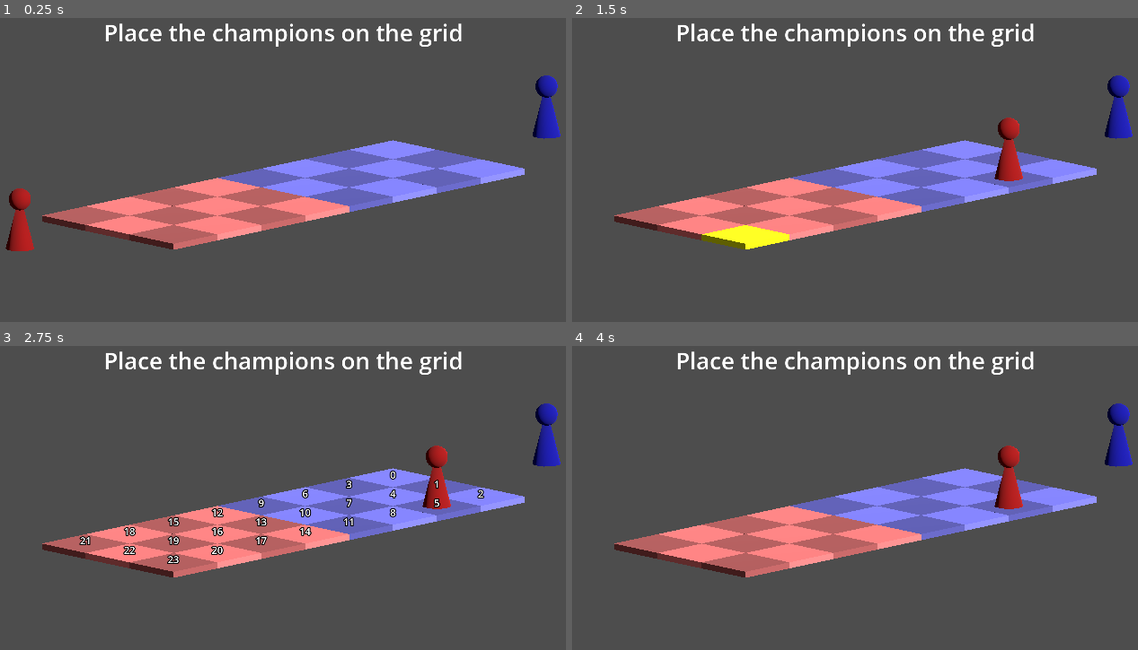
Above: before the commit, frames 1-4 (two rows, left to right).
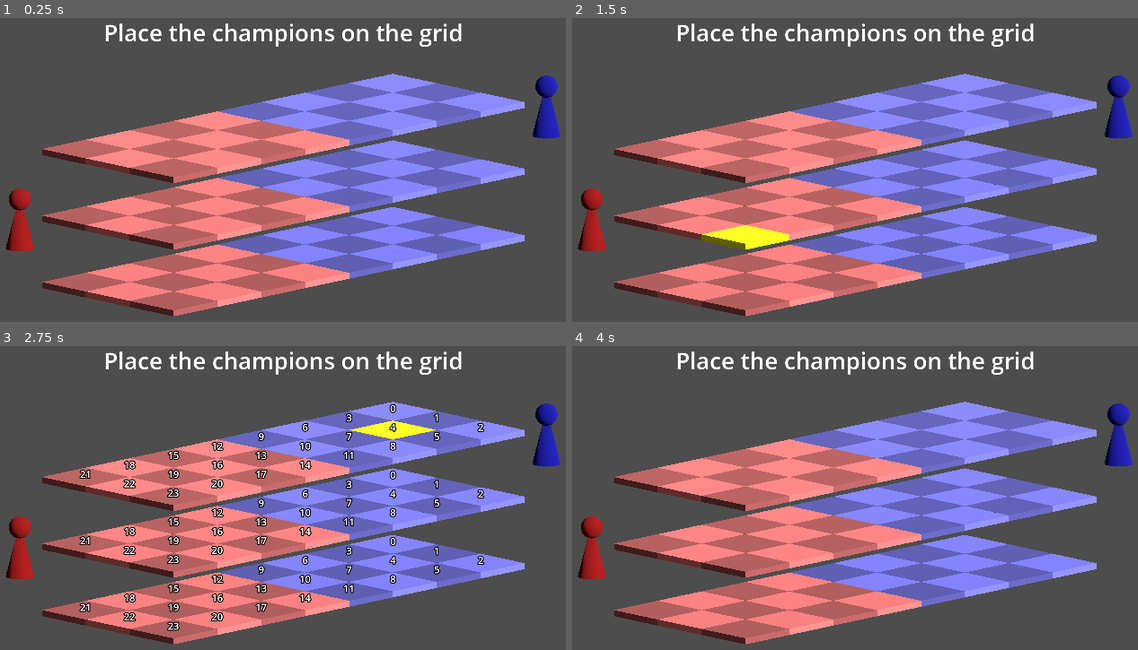
Above: after the commit, the same moments.

Repository: bejado/3d-platformer-tactics
Game: Godot game, scene res://main.tscn
Two runs of this game, one before a commit and one after it. Both use one fixed random seed, a clock stepped at 60 frames per second and the inputs below.
Inputs (mouse positions are in pixels of both pictures, inside the frame that each line leads up to):
- Up to frame 1 (0.25 s): no input
- Up to frame 2 (1.5 s): tap Enter at 0.5 s; move the mouse to (1013, 170) at 0.52 s; hold D 0.53-1.25 s; click (1013, 170) at 0.67 s; tap Space at 1.25 s; drag from (713, 212) to (821, 273) at 1.27 s
- Up to frame 3 (2.75 s): tap Enter at 2 s; move the mouse to (356, 431) at 2.02 s; hold D from 2.03 s (still down); click (356, 431) at 2.17 s
- Up to frame 4 (4 s): release D at 2.75 s; tap Space at 2.75 s; drag from (821, 601) to (639, 458) at 2.77 s; tap Enter at 3.5 s; move the mouse to (1070, 580) at 3.52 s; click (1070, 580) at 3.67 s

The runs differ from the first frame. In frame 1, 26% of the frame differs, in the area x 7-93%, y 18-99%; in frame 2, 28%, in the area x 0-93%, y 18-99%; in frame 3, 28%; in frame 4, 28%.
Error before the commit: Invalid access to property or key 'moveable_cells' on a base object of type 'Nil'. (res://scripts/main.gd:73)

Commit message:
Add additional two platforms, adding third dimension

Diff:
--- a/main.tscn
+++ b/main.tscn
@@ -46,7 +46,21 @@
 [node name="WorldEnvironment" type="WorldEnvironment" parent="."]
 environment = SubResource("Environment_h2yge")
 
-[node name="Floor" type="Node3D" parent="."]
+[node name="Floor0" type="Node3D" parent="."]
+transform = Transform3D(1, 0, 0, 0, 1, 0, 0, 0, 1, 0, -1.1, 0)
+script = ExtResource("1_ig7tw")
+rows = 8
+cols = 3
+spacing = 1.0
+
+[node name="Floor1" type="Node3D" parent="."]
+script = ExtResource("1_ig7tw")
+rows = 8
+cols = 3
+spacing = 1.0
+
+[node name="Floor2" type="Node3D" parent="."]
+transform = Transform3D(1, 0, 0, 0, 1, 0, 0, 0, 1, 0, 1.1, 0)
 script = ExtResource("1_ig7tw")
 rows = 8
 cols = 3
--- a/scripts/Champion.gd
+++ b/scripts/Champion.gd
@@ -23,14 +23,18 @@
 
 @export var cell_position: int = 0:
 	set(cp):
+		cell_position = cp
 		if cp == -1:
-			cell_position = -1
 			return
-		var col = cp % 3
-		var row = cp / 3
-		global_position = Vector3(-1 + col, 0.1, -3.5 + row)
-		cell_position = cp
-@export var allowed_cell_range: Array[int] = [0, INF]
+		var v = GridPosition.unidx(cp)
+		global_position = GridPosition.coordinates(v)
+
+# Which half of the grid the champion is allowed to be dropped in
+# 0: no constraints
+# -1: left half of the grid (in negative x direction)
+# 1: right half of the grid (in positive x direction)
+@export var allowed_cell_sector: int = 0
+
 @export var outlined: bool = false:
 	set(o):
 		outlined = o
@@ -43,6 +47,9 @@
 var original_position: Vector3
 var collision_body: StaticBody3D
 var hover_material: Material
+
+# Define all possible grid positions
+var grid_positions := GridPosition.all_coordinates()
 
 enum InteractionState {
 	NOT_HOVERED, MOUSE_INVALID, MOUSE_INVALID_HOVERED, HOVERED, MAYBE_DRAG, DRAGGING
@@ -145,25 +152,84 @@
 	# Find the closest grid cell
 	var result = _find_closest_grid_cell()
 
-	# Check if the cell is in the allowed cell range
-	var is_in_allowed_cell_range = (
-		result["index"] >= allowed_cell_range[0] and result["index"] <= allowed_cell_range[1]
-	)
-
-	if result["found"] and is_in_allowed_cell_range:
-		# Snap to grid cell
-		global_position = result["position"]
-		original_position = global_position
-		cell_position = result["index"]
-		champion_dropped.emit(cell_position)
-	else:
+	if not result["found"]:
 		# Return to original position if no valid drop target
 		global_position = original_position
+		return
+
+	# Check if the cell is in the allowed sector
+	var cell := GridPosition.unidx(result["index"])
+	@warning_ignore("integer_division") var half_width := GridPosition.D / 2
+	var is_in_allowed_cell_range = (
+		allowed_cell_sector == 0 or ((cell.y - half_width + 0.5) * -1 * allowed_cell_sector > 0)
+	)
+
+	if not is_in_allowed_cell_range:
+		# Return to original position if no valid drop target
+		global_position = original_position
+		return
+
+	# Snap to grid cell
+	global_position = result["position"]
+	original_position = global_position
+	cell_position = result["index"]
+	champion_dropped.emit(cell_position)
 
 
 func _update_drag_position(event: InputEventMouseMotion) -> void:
 	var new_position = _get_mouse_world_position(event.position) + drag_offset
 	global_position = new_position
+
+
+func _get_mouse_sector(mouse_pos: Vector2) -> int:
+	var camera = get_viewport().get_camera_3d()
+	if not camera:
+		return 0
+
+	# Project the two sector lines (at x=1.5, y=0.1 and y=1.2) onto the viewport
+	var line1_start = camera.unproject_position(
+		Vector3(GridPosition.EAST_EDGE_X, GridPosition.EAST_EDGE_Y_OFFSET, -1000)
+	)
+	var line1_end = camera.unproject_position(
+		Vector3(GridPosition.EAST_EDGE_X, GridPosition.EAST_EDGE_Y_OFFSET, 1000)
+	)
+	var line2_start = camera.unproject_position(
+		Vector3(
+			GridPosition.EAST_EDGE_X,
+			GridPosition.EAST_EDGE_Y_OFFSET + GridPosition.CELL_HEIGHT,
+			-1000
+		)
+	)
+	var line2_end = camera.unproject_position(
+		Vector3(
+			GridPosition.EAST_EDGE_X,
+			GridPosition.EAST_EDGE_Y_OFFSET + GridPosition.CELL_HEIGHT,
+			1000
+		)
+	)
+
+	# Test which side of each line the mouse is on
+	var mouse_side_line1 = _point_side_of_line(mouse_pos, line1_start, line1_end)
+	var mouse_side_line2 = _point_side_of_line(mouse_pos, line2_start, line2_end)
+
+	# Determine which sector the mouse is in
+	# If mouse is on the "left" side of line1, it's in sector 0
+	# If mouse is on the "right" side of line1 but "left" side of line2, it's in sector 1
+	# If mouse is on the "right" side of line2, it's in sector 2
+	if mouse_side_line1 < 0:
+		return 0  # Below/left of first line
+	elif mouse_side_line2 < 0:
+		return 1  # Between the two lines
+	else:
+		return 2  # Above/right of second line
+
+
+func _point_side_of_line(point: Vector2, line_start: Vector2, line_end: Vector2) -> float:
+	# Calculate which side of the line the point is on using cross product
+	# Returns negative if point is on one side, positive if on the other
+	var line_vector = line_end - line_start
+	var point_vector = point - line_start
+	return line_vector.x * point_vector.y - line_vector.y * point_vector.x
 
 
 func _get_mouse_world_position(mouse_pos: Vector2) -> Vector3:
@@ -174,20 +240,23 @@
 	var from = camera.project_ray_origin(mouse_pos)
 	var to = from + camera.project_ray_normal(mouse_pos) * 1000
 
-	# Project onto the ground plane (y = 0)
+	# Determine which ground plane to use based on mouse sector
+	var sector = _get_mouse_sector(mouse_pos)
+	var ground_y = 0.1
+	if sector == 0:
+		ground_y = -1.0
+	elif sector == 1:
+		ground_y = 0.1
+	elif sector == 2:
+		ground_y = 1.2
+
+	# Project onto the appropriate ground plane
 	var direction = (to - from).normalized()
-	var t = -from.y / direction.y
+	var t = (ground_y - from.y) / direction.y
 	return from + direction * t
 
 
 func _find_closest_grid_cell() -> Dictionary:
-	# Define all possible grid positions
-	var grid_positions = []
-	# Generate a 3x4 grid of positions in a loop
-	for row in range(8):
-		for col in range(3):
-			grid_positions.append(Vector3(-1 + col, 0.1, -3.5 + row))
-
 	var closest_position = Vector3.ZERO
 	var closest_distance = INF
 
--- a/scripts/GridSpawner.gd
+++ b/scripts/GridSpawner.gd
@@ -31,18 +31,14 @@
 var is_showing_movement_range: bool = false
 
 
-func set_range(range_bits: int) -> void:
-	"""
-	range_bits is a bitmask, where each bit represents a cell
-	For example, if range_bits is 0b1, then only cell 0 is in range
-	"""
+func set_range(cell_positions: Array[int], offset: int = 0) -> void:
 	hide_range()
 
 	var cell_count = rows * cols
 
 	# Loop through each bit in range_bits
 	for i in range(cell_count):
-		if range_bits & (1 << i):
+		if (i + offset) in cell_positions:
 			cells_in_movement_range.append(i)
 
 			# Get the target cell
--- a/scripts/game.gd
+++ b/scripts/game.gd
@@ -4,56 +4,6 @@
 signal phase_changed(phase: Phase)
 
 enum Phase { POSITION_CHAMPION, COMBAT }
-
-
-class GridPosition:
-	var row: int
-	var col: int
-
-	static var rows: int = 8
-	static var cols: int = 3
-
-	func _init(r: int = 0, c: int = 0):
-		row = r
-		col = c
-
-	func to_cell_index() -> int:
-		return row * cols + col
-
-	func is_in_bounds() -> bool:
-		return row >= 0 and row < rows and col >= 0 and col < cols
-
-	func equals(other: GridPosition) -> bool:
-		return row == other.row and col == other.col
-
-	func get_neighbors() -> Array[GridPosition]:
-		"""
-		Returns the neighbors (both diagonal and orthogonal) of the grid position.
-		"""
-		var neighbors: Array[GridPosition] = []
-		neighbors.append(GridPosition.new(row + 1, col))
-		neighbors.append(GridPosition.new(row - 1, col))
-		neighbors.append(GridPosition.new(row, col + 1))
-		neighbors.append(GridPosition.new(row, col - 1))
-		neighbors.append(GridPosition.new(row + 1, col + 1))
-		neighbors.append(GridPosition.new(row - 1, col + 1))
-		neighbors.append(GridPosition.new(row + 1, col - 1))
-		neighbors.append(GridPosition.new(row - 1, col - 1))
-		return neighbors.filter(func(neighbor): return neighbor.is_in_bounds())
-
-	static func from_cell_index(cell_index: int) -> GridPosition:
-		@warning_ignore("integer_division")
-		return GridPosition.new(cell_index / cols, cell_index % cols)
-
-	static func to_bitmask(grid_positions: Array[GridPosition]) -> int:
-		var bitmask: int = 0
-		for grid_position in grid_positions:
-			bitmask |= 1 << grid_position.to_cell_index()
-		return bitmask
-
-	static func debug_print(grid_positions: Array[GridPosition]) -> void:
-		for grid_position in grid_positions:
-			print(grid_position.to_cell_index())
 
 
 class ChampionTurn:
@@ -66,10 +16,10 @@
 
 class PlayerActions:
 	var can_attack: bool = false
-	var moveable_cells: int = 0
+	var moveable_cells: Array[int] = []
 
 	func has_remaining_actions() -> bool:
-		return can_attack or moveable_cells != 0
+		return can_attack or not moveable_cells.is_empty()
 
 	func to_debug_string() -> String:
 		return "can_attack: %s, moveable_cells: %s" % [can_attack, moveable_cells]
@@ -169,6 +119,6 @@
 
 	# Don't allow this champion to move this turn if it has already moved.
 	if not turn_state.did_move:
-		actions.moveable_cells = GridPosition.to_bitmask(champion_range)
+		actions.moveable_cells = GridPosition.to_cell_positions(champion_range)
 
 	return actions
--- /dev/null
+++ b/scripts/grid_position.gd
@@ -0,0 +1,97 @@
+extends Node
+
+class_name GridPosition
+
+# Grid constants
+const W := 3
+const D := 8
+const H := 3
+const N := W * D * H  # 72
+
+const CELL_WIDTH := 1.0
+const CELL_HEIGHT := 1.1
+const CELL_DEPTH := 1.0
+
+const EAST_EDGE_X := 1.5
+const EAST_EDGE_Y_OFFSET := 0.1
+
+var x: int
+var y: int
+var z: int
+
+
+func _init(ix: int, iy: int, iz: int):
+	y = iy
+	x = ix
+	z = iz
+
+
+func to_cell_index() -> int:
+	return idx(x, y, z)
+
+
+func is_in_bounds() -> bool:
+	return x >= 0 and x < W and y >= 0 and y < D and z >= 0 and z < H
+
+
+func equals(other: GridPosition) -> bool:
+	return x == other.x and y == other.y and z == other.z
+
+
+func get_neighbors() -> Array[GridPosition]:
+	"""
+	Returns the neighbors (both diagonal and orthogonal) of the grid position.
+	"""
+	var neighbors: Array[GridPosition] = []
+	neighbors.append(GridPosition.new(x, y + 1, z))
+	neighbors.append(GridPosition.new(x, y - 1, z))
+	neighbors.append(GridPosition.new(x + 1, y, z))
+	neighbors.append(GridPosition.new(x - 1, y, z))
+	neighbors.append(GridPosition.new(x + 1, y + 1, z))
+	neighbors.append(GridPosition.new(x + 1, y - 1, z))
+	neighbors.append(GridPosition.new(x - 1, y + 1, z))
+	neighbors.append(GridPosition.new(x - 1, y - 1, z))
+	return neighbors.filter(func(neighbor): return neighbor.is_in_bounds())
+
+
+static func from_cell_index(cell_index: int) -> GridPosition:
+	var v := unidx(cell_index)
+	return GridPosition.new(v.x, v.y, v.z)
+
+
+static func to_cell_positions(grid_positions: Array[GridPosition]) -> Array[int]:
+	var cell_positions: Array[int] = []
+	for grid_position in grid_positions:
+		cell_positions.append(grid_position.to_cell_index())
+	return cell_positions
+
+
+static func debug_print(grid_positions: Array[GridPosition]) -> void:
+	for grid_position in grid_positions:
+		print(grid_position.to_cell_index())
+
+
+static func idx(xx: int, yy: int, zz: int) -> int:
+	assert(xx >= 0 and xx < W)
+	assert(yy >= 0 and yy < D)
+	assert(zz >= 0 and zz < H)
+	return xx + W * (yy + D * zz)
+
+
+static func unidx(i: int) -> Vector3i:
+	assert(i >= 0 and i < N)
+	var xx := i % W
+	@warning_ignore("integer_division") var yy := (i / W) % D
+	@warning_ignore("integer_division") var zz := i / (W * D)
+	return Vector3i(xx, yy, zz)
+
+
+static func coordinates(v: Vector3i) -> Vector3:
+	return Vector3(-1.0 + v.x, -1.0 + v.z * 1.1, -3.5 + v.y)
+
+
+static func all_coordinates() -> Array[Vector3]:
+	var grid_positions: Array[Vector3] = []
+	for i in range(N):
+		grid_positions.append(coordinates(unidx(i)))
+	return grid_positions
--- a/scripts/main.gd
+++ b/scripts/main.gd
@@ -1,14 +1,15 @@
 extends Node3D
 
-@onready var grid := $Floor
+@onready var grids := [$Floor0, $Floor1, $Floor2]
 @onready var champions: Array[Champion] = [$Champion0, $Champion1]
 
 var current_player_id: int = 0
+var current_phase: Game.Phase = Game.Phase.POSITION_CHAMPION
 
 
 func _ready():
-	print(grid)
-	grid.cell_clicked.connect(_on_cell_clicked)
+	for i in grids.size():
+		grids[i].cell_clicked.connect(_on_cell_clicked.bind(i))
 	Game.turn_started.connect(_on_turn_started)
 	Game.phase_changed.connect(_on_phase_changed)
 	Game.start_game()
@@ -29,9 +30,12 @@
 	_update_for_player_actions(player_id, actions)
 
 
-func _on_cell_clicked(_cell_index: int) -> void:
-	champions[self.current_player_id].cell_position = _cell_index
-	var actions = Game.move_champion(self.current_player_id, _cell_index)
+func _on_cell_clicked(_cell_index: int, grid_index: int) -> void:
+	if self.current_phase != Game.Phase.COMBAT:
+		return
+	var cell_position = _cell_index + grid_index * 24
+	champions[self.current_player_id].cell_position = cell_position
+	var actions = Game.move_champion(self.current_player_id, cell_position)
 	_update_for_player_actions(self.current_player_id, actions)
 	if not actions.has_remaining_actions():
 		Game.end_turn(self.current_player_id)
@@ -56,21 +60,26 @@
 
 
 func _on_phase_changed(phase: Game.Phase) -> void:
+	self.current_phase = phase
 	match phase:
 		Game.Phase.POSITION_CHAMPION:
 			$Instructions.text = "Place the champions on the grid"
 			$Instructions.label_settings.font_color = Color.WHITE
 			for i in champions.size():
 				champions[i].can_be_dragged = true
-			champions[0].allowed_cell_range = [12, 23]
-			champions[1].allowed_cell_range = [0, 11]
+			champions[0].allowed_cell_sector = -1
+			champions[1].allowed_cell_sector = 1
 		Game.Phase.COMBAT:
 			for i in champions.size():
 				champions[i].can_be_dragged = false
 
 
 func _update_for_player_actions(player_id: int, actions: Game.PlayerActions) -> void:
-	grid.set_range(actions.moveable_cells)
+	# grid.set_range(actions.moveable_cells)
+	grids[0].set_range(actions.moveable_cells, 0)
+	grids[1].set_range(actions.moveable_cells, 24)
+	grids[2].set_range(actions.moveable_cells, 48)
+	# todo: this also needs to be bitshifted to the correct layer
 	var other_player_id = 1 - player_id
 	champions[other_player_id].outlined = actions.can_attack
 	champions[other_player_id].show_hover_style = actions.can_attack
Not shown, added: scripts/grid_position.gd.uid
